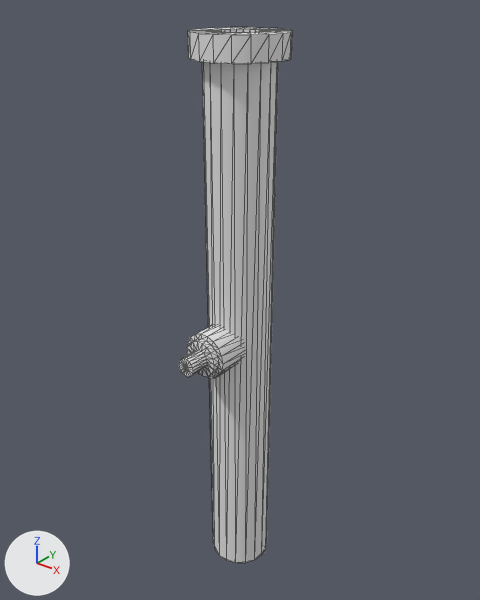
The FBX model Assets/Models/Tasks/SM_Pipe.FBX as it was, and as the next commit left it.
One viewpoint serves both versions: a 50 mm lens placed at (2.42, -3.02, 3.98), pointed at (-0.02, 0.02, 2.09). The axes (+X, +Y, +Z) are drawn at lower left. The lights are the same throughout. Mesh edges are drawn as thin lines.

Objects in the first picture: 'Pipe'.
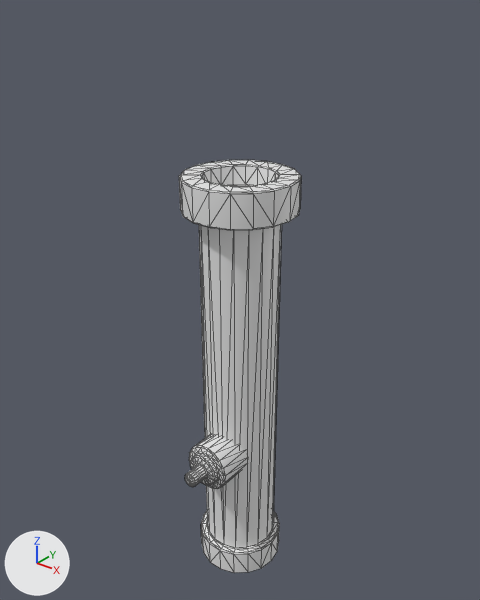
Location of each change, [x1, y1, x2, y2] in pixels of the pictures (480 x 600 px):
'Pipe', reshaped, turned: before [179, 27, 293, 563]; after [179, 160, 301, 573]
part 1 of me_mesh, rebuilt (16% wider, 23% shorter): before [188, 27, 293, 563]; after [179, 160, 301, 573]
part 2 of me_mesh, added: after [185, 435, 247, 489]
part 3 of me_mesh, deleted: before [179, 325, 245, 378]

The edits, one by one:
me_mesh is used by ob_pipe; location (0.0, 0.0, 0.0); rotation (0.0, 0.0, -1.745), in degrees (0, 0, -100); scale (0.0254, 0.0254, 0.0254).
me_mesh had 218 vertices, 428 faces and spanned x -11.1..20.9, y -11.0..11.0, z 0.0..146.3.
me_mesh now has 469 vertices, 898 faces and spans x -14.3..14.3, y -22.5..14.1, z 0.0..115.2.
me_mesh part 1: the loose piece of 109 vertices spanning x -11.1..11.1, y -11.0..11.0, z 0.0..146.3 is rebuilt with 270 vertices and now spans x -14.3..14.3, y -14.1..14.1, z 0.0..115.2.
me_mesh part 2: a new loose piece of 199 vertices spanning x -5.2..7.6, y -22.5..-6.1, z 33.5..46.3.
me_mesh part 3: the loose piece of 109 vertices spanning x -1.0..20.9, y -5.9..8.3, z 66.8..78.5 is deleted.
Object 'Pipe' (ob_pipe) turns from (0, 0, -100) to (0, 0, 0) degrees about x, y and z.
